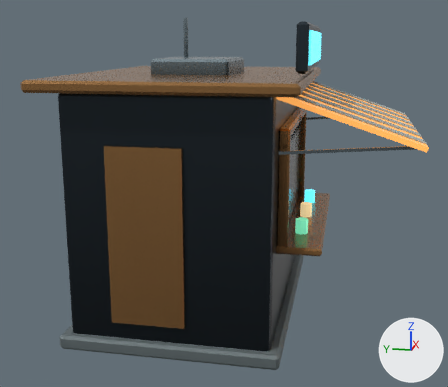
The glTF model ui/3d/system-world/v3/kiosk.lod0.glb as it was, and as the next commit left it.
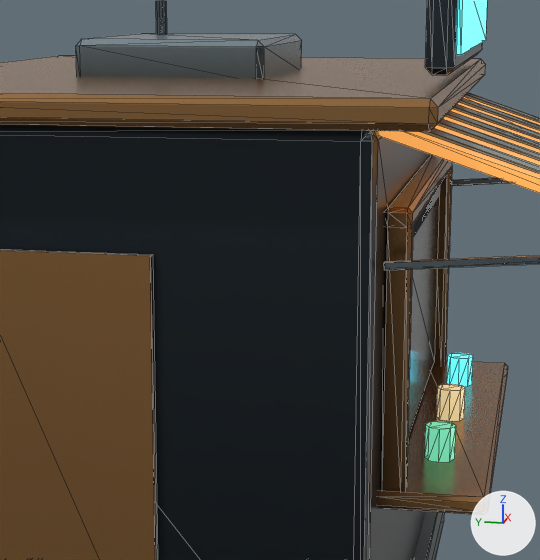
Old and new are each drawn whole from a 50 mm lens placed at (-7.41, -1.78, 3.27), pointed at (-0.13, -0.32, 1.45) and again close up on the part from 27% to 77% of the width and 11% to 71% of the height. Every picture has the same lights, and +X, +Y and +Z are marked at lower right. The older version's two pictures come first. The close-ups show mesh edges as thin lines. Where no turn or scale is listed for an object, it has been applied to the vertices. Vertices at exactly the same position are counted once.
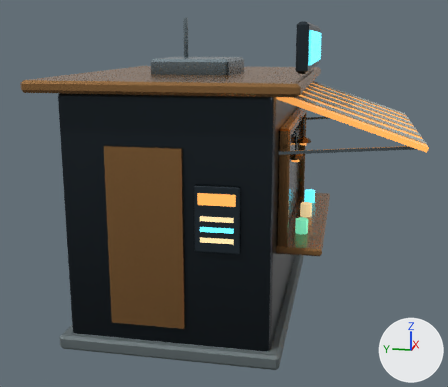
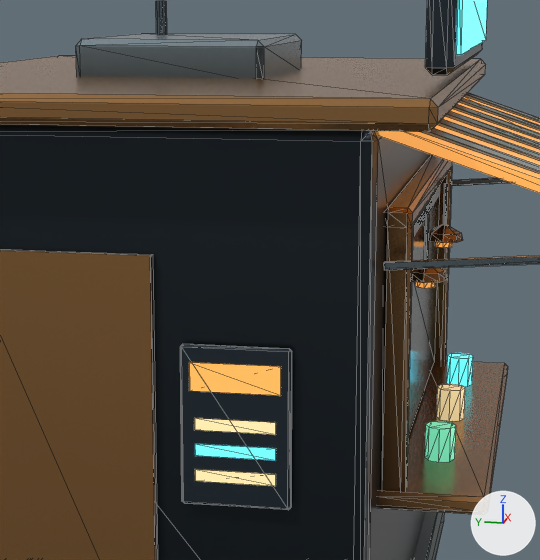
Patch to the scene script:
```diff
--- a/ui/3d/system-world/v3/kiosk.lod0.glb.py
+++ b/ui/3d/system-world/v3/kiosk.lod0.glb.py
@@ me_mesh_0 @@
 # used by ob_mesh_0; location = (-1.85, 1.35, 0.0)
-me_mesh_0.from_pydata(...)  # 540 vertices, 956 faces; spans x 0.0..3.7, y -3.87..0.0, z 0.0..3.55
+me_mesh_0.from_pydata(...)  # 682 vertices, 1184 faces; spans x 0.0..3.7, y -3.87..0.0, z 0.0..3.55
+# me_mesh_0 part 1: a new loose piece, an 8-sided cylinder along z spanning x 1.225..1.315, y -2.615..-2.525, z 1.965..2.015, in mat_city_warm
+# me_mesh_0 part 2: a new loose piece, an 8-sided cylinder along z spanning x 2.385..2.475, y -2.615..-2.525, z 1.965..2.015, in mat_city_warm
+# me_mesh_0 part 3: a new loose piece, a box spanning x 0.1939..0.202, y -2.09..-1.7099, z 1.7..1.82, in mat_city_warm
+# me_mesh_0 part 4: a new loose piece, a 5-sided cylinder along z spanning x 1.26..1.278, y -2.58..-2.56, z 2.08..2.3, in mat_city_titanium
+# me_mesh_0 part 5: a new loose piece, a 5-sided cylinder along z spanning x 2.42..2.438, y -2.58..-2.56, z 2.08..2.3, in mat_city_titanium
+# me_mesh_0 part 6: a new loose piece, a box spanning x 0.1939..0.202, y -2.0699..-1.73, z 1.425..1.4751, in mat_city_cyan
+# me_mesh_0 part 7: a new loose piece, a box spanning x 0.1939..0.202, y -2.0699..-1.73, z 1.5351..1.585, in mat_city_ivory
+# me_mesh_0 part 8: a new loose piece, a box spanning x 0.1939..0.202, y -2.0699..-1.73, z 1.315..1.365, in mat_city_ivory
+# me_mesh_0 part 9: a new loose piece of 24 vertices spanning x 0.2..0.23, y -2.13..-1.67, z 1.21..1.89, in mat_city_graphite
+# me_mesh_0 part 10: a new loose piece of 17 vertices spanning x 1.17..1.37, y -2.67..-2.47, z 2.0..2.09, in mat_city_bronze
+# me_mesh_0 part 11: a new loose piece of 17 vertices spanning x 2.33..2.53, y -2.67..-2.47, z 2.0..2.09, in mat_city_bronze
 me_mesh_0.materials.append(mat_city_stone)
```

Boxes (x1, y1, x2, y2) around the edits, measured in the close-ups (540 x 560 px):
part 1 of me_mesh_0, added
    after: (415, 282, 435, 288)
part 2 of me_mesh_0, added
    after: (435, 242, 452, 248)
part 3 of me_mesh_0, added (orange)
    after: (189, 362, 281, 396)
part 4 of me_mesh_0, added
    after: (424, 214, 429, 260)
part 5 of me_mesh_0, added
    after: (443, 184, 448, 224)
part 6 of me_mesh_0, added (cyan)
    after: (195, 444, 276, 461)
part 7 of me_mesh_0, added (beige)
    after: (194, 418, 276, 435)
part 8 of me_mesh_0, added (beige)
    after: (195, 469, 276, 486)
part 9 of me_mesh_0, added
    after: (180, 344, 292, 510)
part 10 of me_mesh_0, added (brown)
    after: (412, 268, 447, 283)
part 11 of me_mesh_0, added (brown)
    after: (430, 224, 463, 243)
